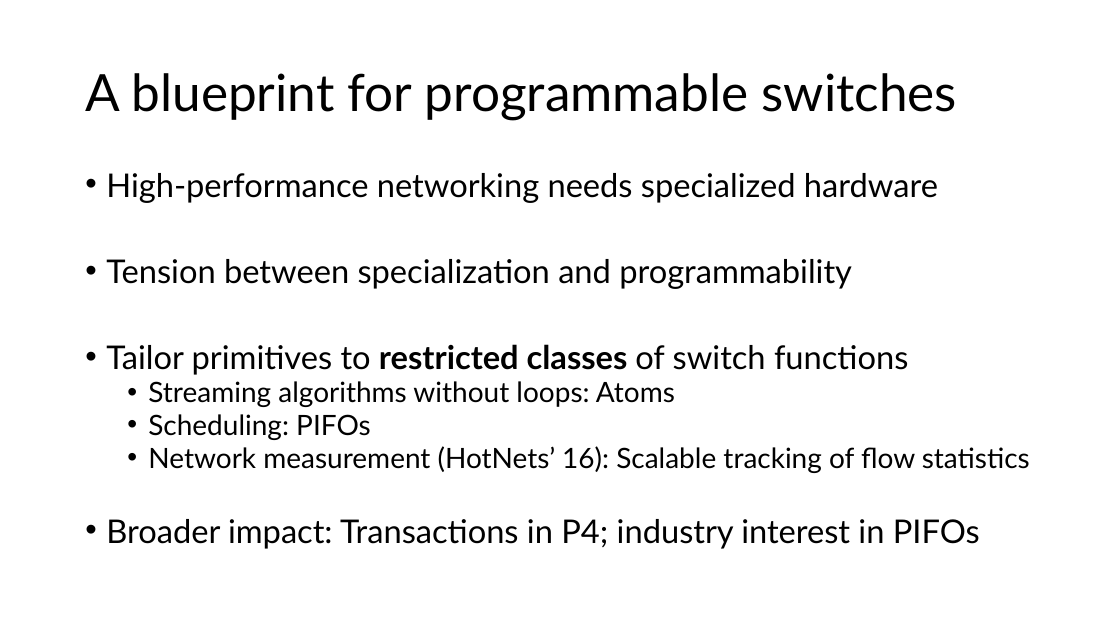
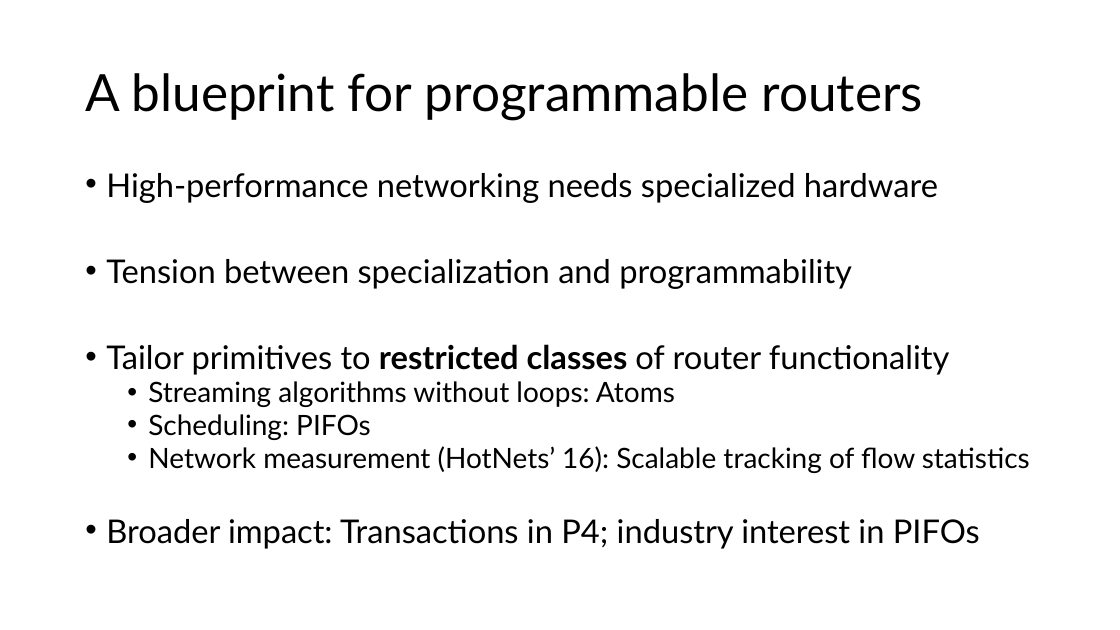
Before and after one commit to anirudhSK/pifo-domino-marple-ppts, a slide deck: slide 40 of combined_domino_pifo.pptx. Drawn at 1120x630 pixels with LibreOffice and Linux fonts; fonts in the diff are those of the drawing. Boxes give left, top, right and bottom in pixels: in the first picture for what was removed or moved away, otherwise in the second. Text is boxed around its words. In the diff, an @@ line names an element or a change of style, - is before the commit and + after.

```diff
--- a/combined_domino_pifo.pptx
+++ b/combined_domino_pifo.pptx
@@ title at (85, 73, 924, 120): text changed @@
-A blueprint for programmable switches
+A blueprint for programmable routers
@@ text at (106, 344, 949, 375): text changed @@
-• Tailor primitives to restricted classes of switch functions
+• Tailor primitives to restricted classes of router functionality
```
Also in this commit, not shown: 7 other slides changed.
